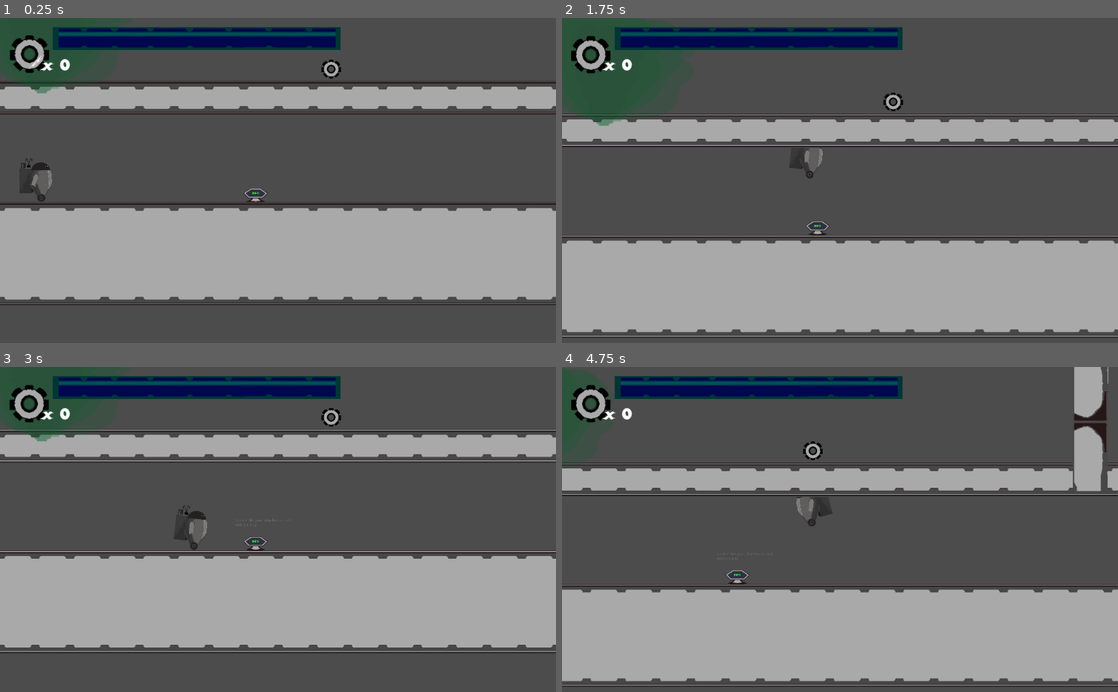
Above: before the commit, frames 1-4 (two rows, left to right).
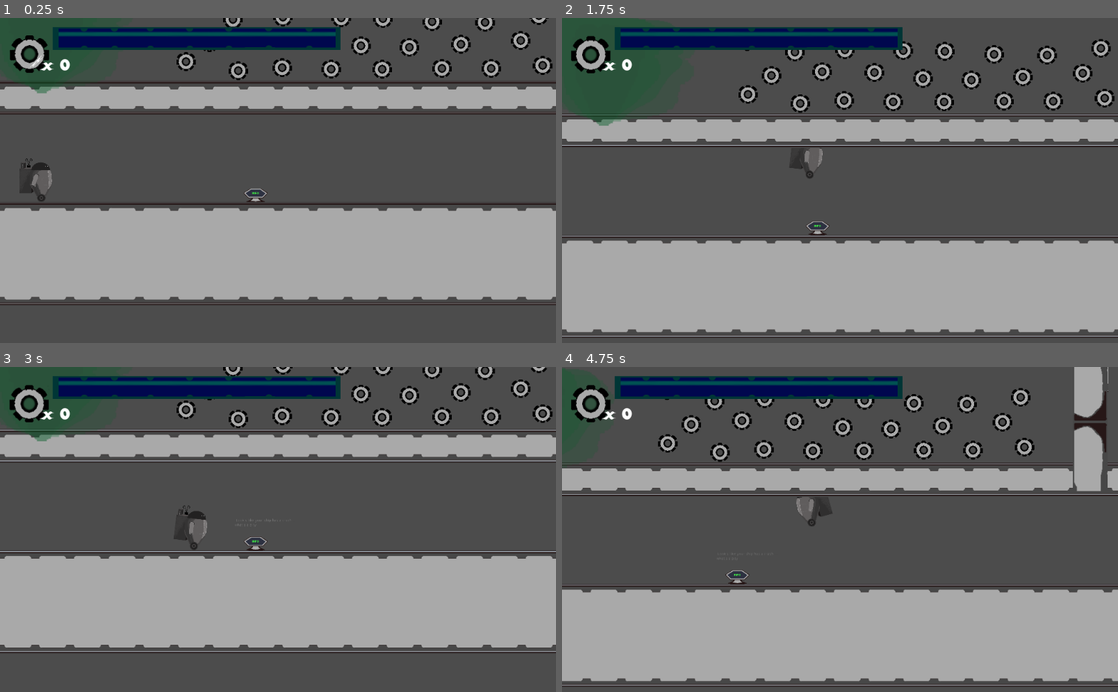
Above: after the commit, the same moments.

Repository: AkaiTobira/DesRepair
Game: Godot game, scene res://Scenes/LVL1.tscn
Same seed, same stepped clock (60 frames per second), same inputs: the game is played once before the commit and once after it. The engine's default icon, where the game draws it, is replaced by a stand-in: a white triangle on a blue panel in a dark square.
Inputs (mouse positions are in pixels of both pictures, inside the frame that each line leads up to):
- Up to frame 1 (0.25 s): no input
- Up to frame 2 (1.75 s): move the mouse to (962, 164) at 0.52 s; hold Right (ui_right) from 0.53 s (still down); tap E (heal) at 0.6 s; click (962, 164) at 0.67 s; tap Up (jump) at 0.77, 1.52 s; move the mouse to (728, 196) at 1.27 s; tap F (wall_hold) at 1.35 s
- Up to frame 3 (3 s): tap Enter at 2 s; move the mouse to (333, 458) at 2.02 s; release Right (ui_right) at 2.03 s; hold Left (ui_left) 2.03-2.78 s; tap E (heal) at 2.1 s; move the mouse to (250, 594) at 2.77 s; hold Right (ui_right) from 2.78 s (still down); tap F (wall_hold) at 2.85 s; click (250, 594) at 2.92 s
- Up to frame 4 (4.75 s): tap Up (jump) at 3.02, 3.77, 4.52 s; move the mouse to (1006, 578) at 3.52 s; tap E (heal) at 3.6 s; move the mouse to (673, 480) at 4.27 s; release Right (ui_right) at 4.28 s; hold Left (ui_left) from 4.28 s (still down); tap F (wall_hold) at 4.35 s

The runs differ from the first frame. In frame 1, 1.9% of the frame differs, in the area x 31-100%, y 0-20%; in frame 2, 2.6%, in the area x 31-100%, y 6-30%; in frame 3, 1.9%; in frame 4, 2.5%.

Commit message:
sss

Diff:
--- a/Scenes/Player.tscn
+++ b/Scenes/Player.tscn
@@ -2,7 +2,7 @@
 
 [ext_resource path="res://Scripts/Player.gd" type="Script" id=1]
 [ext_resource path="res://Scenes/PlayerAnimation.tscn" type="PackedScene" id=2]
-[ext_resource path="res://Environment/hook_line.png" type="Texture" id=3]
+[ext_resource path="res://Environment/Bez nazwy.png" type="Texture" id=3]
 [ext_resource path="res://Environment/hook.png" type="Texture" id=4]
 [ext_resource path="res://Environment/robot_hand.png" type="Texture" id=5]
 [ext_resource path="res://Environment/robot_grappling_hook.png" type="Texture" id=6]
@@ -976,9 +976,9 @@
 
 [node name="Line2D" type="Line2D" parent="Skills/GraplingHook"]
 points = PoolVector2Array( 0, 0, 0, 0 )
-width = 32.0
+default_color = Color( 1, 1, 1, 1 )
 texture = ExtResource( 3 )
-joint_mode = 1
+round_precision = 20
 
 [node name="Hook" type="Sprite" parent="Skills/GraplingHook/Line2D"]
 position = Vector2( 0, -15 )
--- a/Scenes/TutorialLevel.tscn
+++ b/Scenes/TutorialLevel.tscn
@@ -72,4 +72,70 @@
 position = Vector2( 168.765, -754.562 )
 scale = Vector2( 3.01395, 3.19599 )
 texture = ExtResource( 8 )
+
+[node name="Scrap2" parent="." instance=ExtResource( 3 )]
+position = Vector2( 1038.54, -622.201 )
+
+[node name="Scrap3" parent="." instance=ExtResource( 3 )]
+position = Vector2( 1041.33, -809.097 )
+
+[node name="Scrap4" parent="." instance=ExtResource( 3 )]
+position = Vector2( 1256.12, -806.308 )
+
+[node name="Scrap5" parent="." instance=ExtResource( 3 )]
+position = Vector2( 1409.54, -803.518 )
+
+[node name="Scrap6" parent="." instance=ExtResource( 3 )]
+position = Vector2( 1406.75, -616.622 )
+
+[node name="Scrap7" parent="." instance=ExtResource( 3 )]
+position = Vector2( 1627.12, -619.411 )
+
+[node name="Scrap8" parent="." instance=ExtResource( 3 )]
+position = Vector2( 1590.86, -792.36 )
+
+[node name="Scrap9" parent="." instance=ExtResource( 3 )]
+position = Vector2( 1786.12, -789.571 )
+
+[node name="Scrap10" parent="." instance=ExtResource( 3 )]
+position = Vector2( 1808.44, -619.411 )
+
+[node name="Scrap11" parent="." instance=ExtResource( 3 )]
+position = Vector2( 1984.18, -814.677 )
+
+[node name="Scrap12" parent="." instance=ExtResource( 3 )]
+position = Vector2( 1998.13, -630.569 )
+
+[node name="Scrap13" parent="." instance=ExtResource( 3 )]
+position = Vector2( 876.746, -611.043 )
+
+[node name="Scrap14" parent="." instance=ExtResource( 3 )]
+position = Vector2( 857.219, -800.729 )
+
+[node name="Scrap15" parent="." instance=ExtResource( 3 )]
+position = Vector2( 684.27, -644.517 )
+
+[node name="Scrap16" parent="." instance=ExtResource( 3 )]
+position = Vector2( 681.48, -839.782 )
+
+[node name="Scrap17" parent="." instance=ExtResource( 3 )]
+position = Vector2( 770.744, -714.254 )
+
+[node name="Scrap18" parent="." instance=ExtResource( 3 )]
+position = Vector2( 957.641, -728.202 )
+
+[node name="Scrap19" parent="." instance=ExtResource( 3 )]
+position = Vector2( 1150.12, -725.413 )
+
+[node name="Scrap20" parent="." instance=ExtResource( 3 )]
+position = Vector2( 1328.65, -703.096 )
+
+[node name="Scrap21" parent="." instance=ExtResource( 3 )]
+position = Vector2( 1507.17, -697.518 )
+
+[node name="Scrap22" parent="." instance=ExtResource( 3 )]
+position = Vector2( 1696.86, -708.676 )
+
+[node name="Scrap23" parent="." instance=ExtResource( 3 )]
+position = Vector2( 1917.23, -722.623 )
 [connection signal="body_entered" from="Area2D" to="." method="_on_Area2D_body_entered"]
Not shown, removed: default_env.tres.tmp
